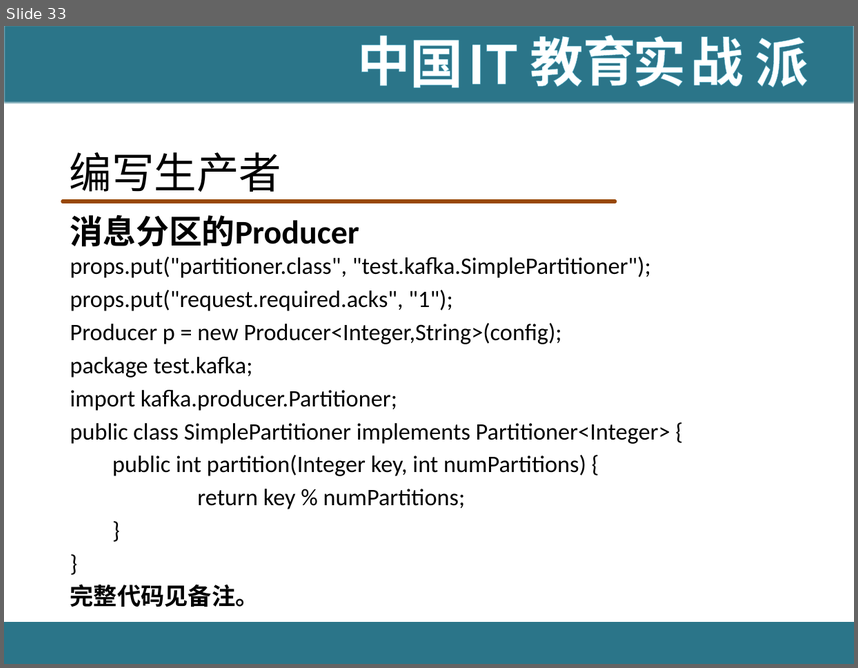
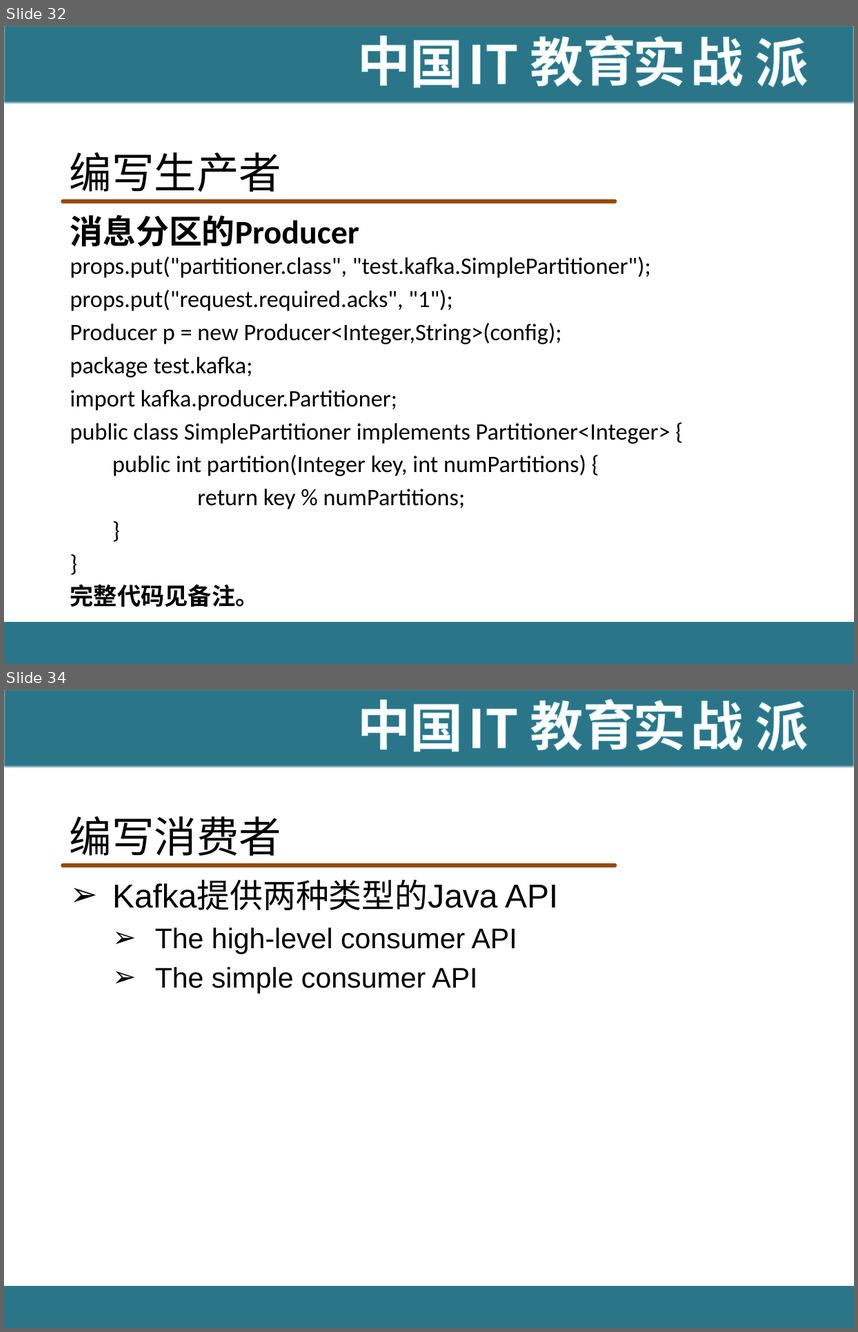
Before and after one commit to hanningxiao/BigData, a slide deck: [IT18掌www.it18zhang.com]Kafka.pptx. Shown one above the other, each under a label of ours: slide 33 before the commit, slides 32 and 34 after it; the slides between them are not shown. The pictures are 858x668 and 858x1332 pixels, drawn with LibreOffice and Linux fonts; fonts in the diff are those of the drawing; background and template pictures are left out. Boxes give left, top, right and bottom in pixels: in the first picture for what was removed or moved away, otherwise in the second. Text is boxed around its words. In the diff, an @@ line names an element or a change of style, - is before the commit and + after.

```diff
--- a/[IT18掌www.it18zhang.com]Kafka.pptx
+++ b/[IT18掌www.it18zhang.com]Kafka.pptx
@@ slide 34 added at box(4, 690, 854, 1328), background #FFFFFF; not listed: 11 template elements that a slide beside it also shows @@
@@ title added at box(70, 816, 282, 856), 36 pt, text #000000 @@
+编写消费者
@@ text added at box(112, 881, 558, 994), 24 pt, text #000000 @@
+➢ Kafka提供两种类型的Java API
+  ➢ The high-level consumer API
+  ➢ The simple consumer API
@@ what was slide 33 is now slide 32 @@
```
Also in this commit, not shown: 23 other slides added, 1 slide removed.
